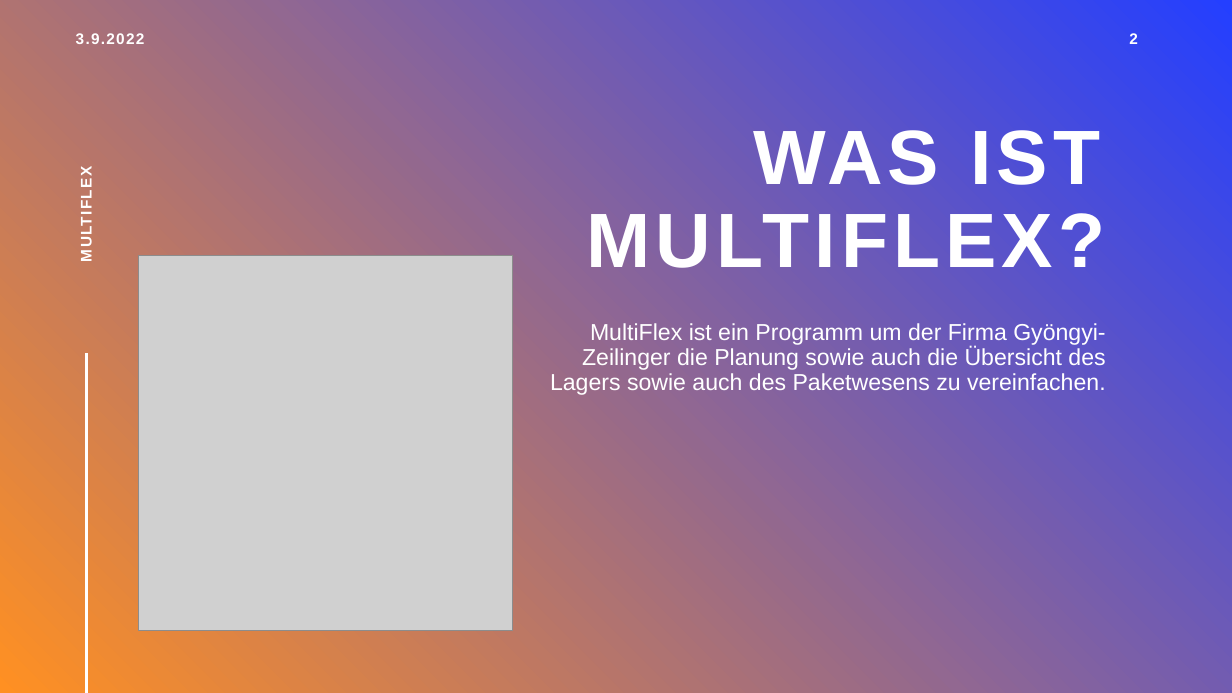
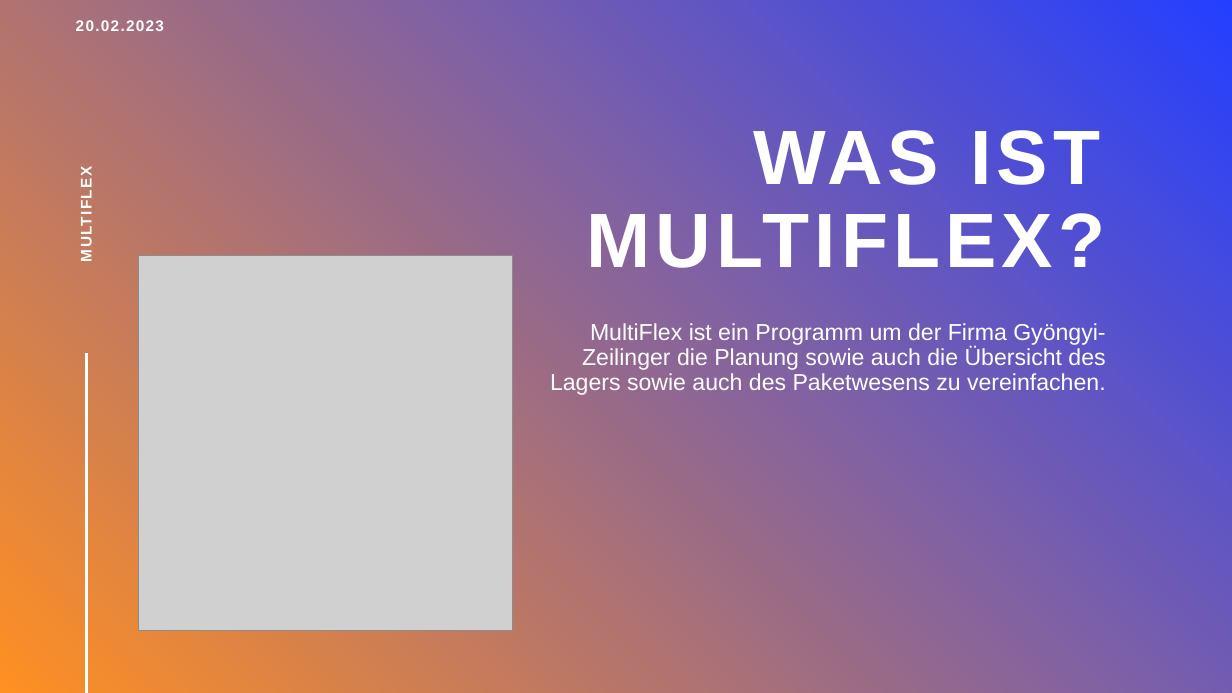
Before and after one commit to LegitesMax/multiflexlbkv, a slide deck: slide 3 of Präsentation/Introduction.pptx. Drawn at 1232x693 pixels with LibreOffice and Linux fonts; fonts in the diff are those of the drawing; grey boxes stand for pictures; background and template pictures are left out. Boxes give left, top, right and bottom in pixels: in the first picture for what was removed or moved away, otherwise in the second. Text is boxed around its words. In the diff, an @@ line names an element or a change of style, - is before the commit and + after.

```diff
--- a/Präsentation/Introduction.pptx
+++ b/Präsentation/Introduction.pptx
@@ text at bbox=[76, 20, 164, 31]: text changed @@
-3.9.2022
+20.02.2023
@@ text removed at bbox=[1129, 33, 1138, 44] @@
-2
```
Also in this commit, not shown: 2 other slides changed, 1 slide removed.
